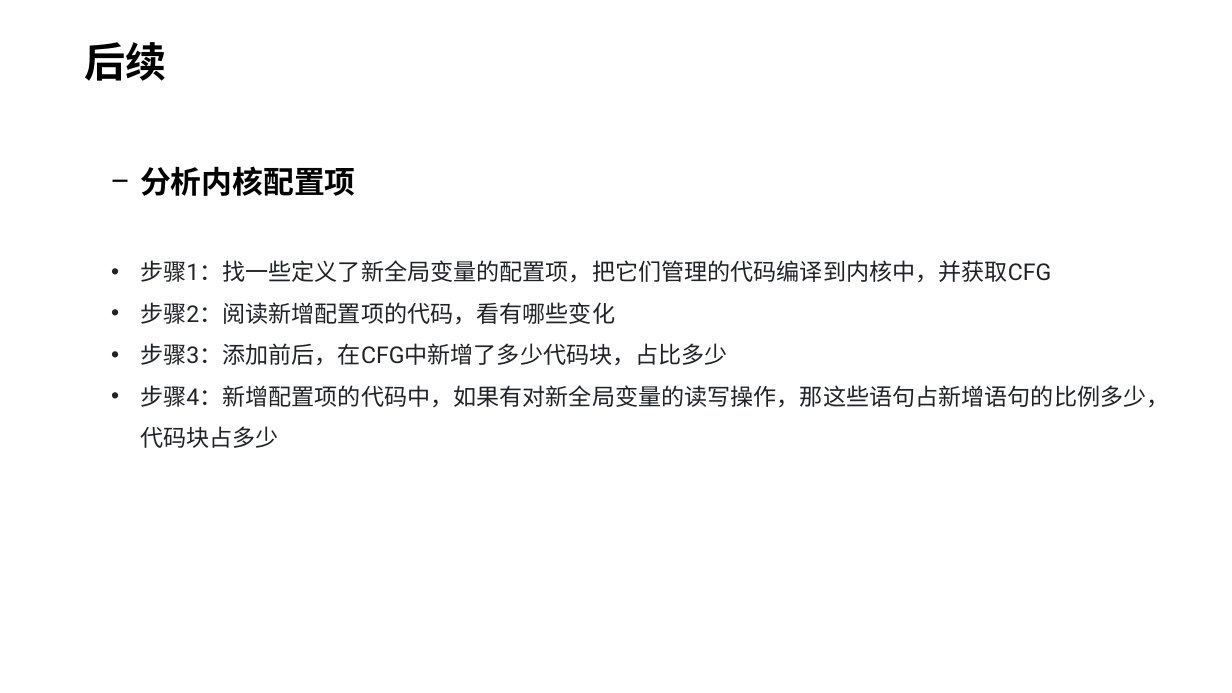
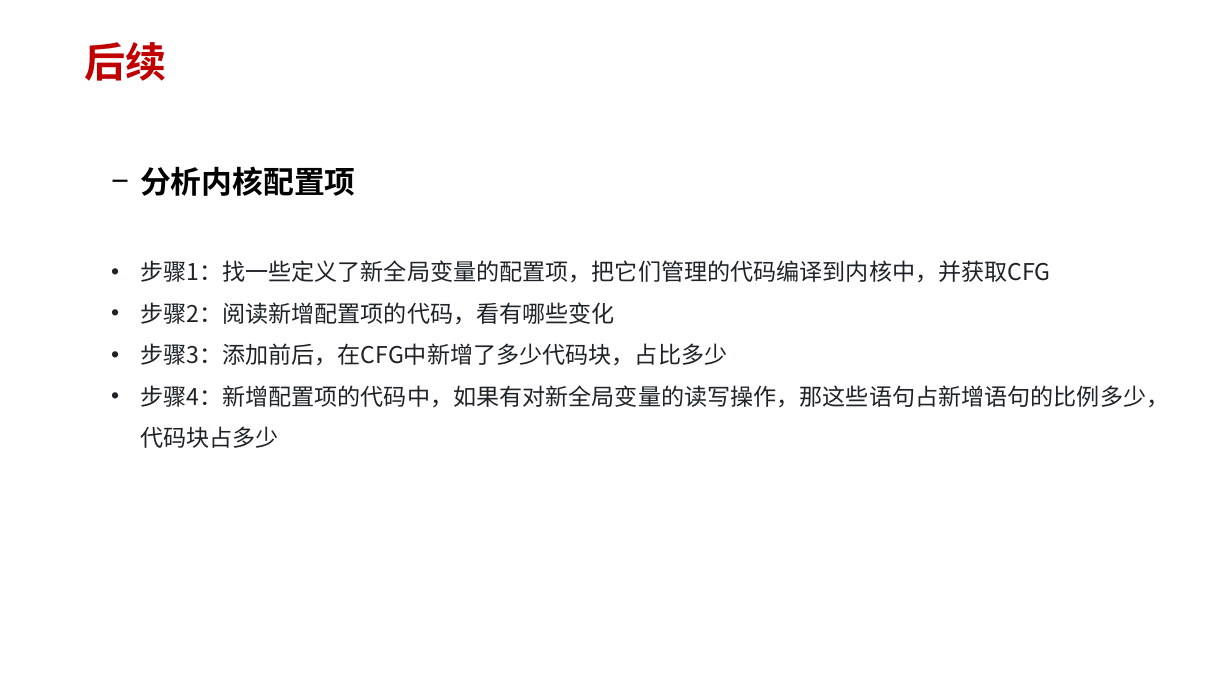
Before and after one commit to 6eanut/llvm-learn, a slide deck: slide 11 of docx/02_linux-cfg.pptx (slide 10 before the commit). Drawn at 1232x693 pixels with LibreOffice and Linux fonts; fonts in the diff are those of the drawing. Boxes give left, top, right and bottom in pixels: in the first picture for what was removed or moved away, otherwise in the second. Text is boxed around its words. In the diff, an @@ line names an element or a change of style, - is before the commit and + after.

```diff
--- a/docx/02_linux-cfg.pptx
+++ b/docx/02_linux-cfg.pptx
@@ text "后续" at box(84, 42, 166, 81): text colour #000000 to #C00000 @@
@@ text "步骤1：找一些定义了新全局变量的配置项，把它们管理的代码编译到内核中，并获取CFG" at box(140, 260, 1169, 448): font Roboto to Noto Sans CJK SC @@
```
Also in this commit, not shown: 10 other slides changed, 1 slide added, 16 other files.
